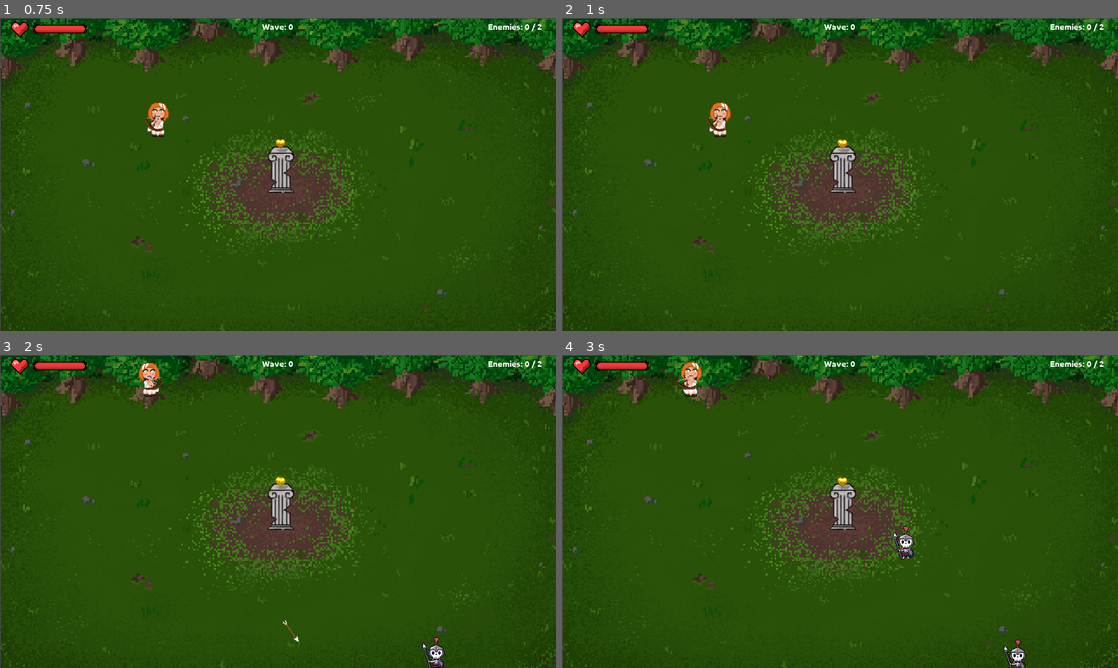
Above: before the commit, frames 1-4 (two rows, left to right).
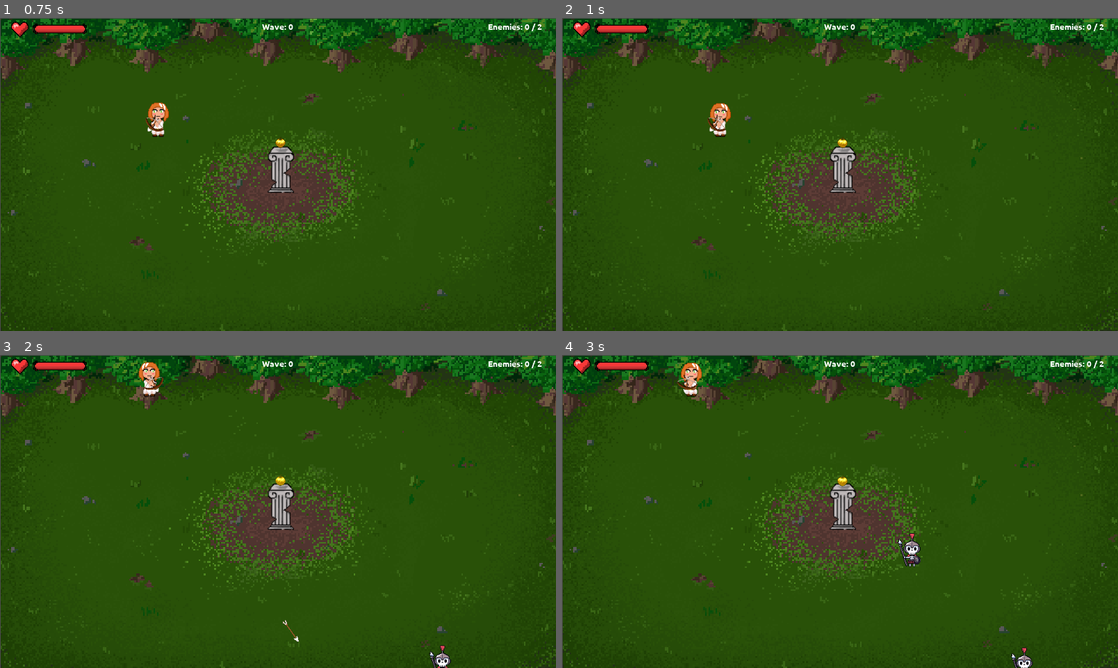
Above: after the commit, the same moments.

Repository: moisesjbc/atalanta-golden-odyssey
Game: Godot game, scene res://gui/main_menu/main_menu.tscn
Two runs of this game, one before a commit and one after it. Both use one fixed random seed, a clock stepped at 60 frames per second and the inputs below. The engine's default icon, where the game draws it, is replaced by a stand-in: a white triangle on a blue panel in a dark square. Video files are missing from this copy of the repository; at most half a second of black plays in their place.
Inputs (mouse positions are in pixels of both pictures, inside the frame that each line leads up to):
- Up to frame 1 (0.75 s): click "Play" at 0.5 s
- Up to frame 2 (1 s): no input
- Up to frame 3 (2 s): move the mouse to (250, 574) at 1.27 s; hold Up (ui_up) from 1.28 s (still down); click (250, 574) at 1.42 s
- Up to frame 4 (3 s): move the mouse to (1006, 558) at 2.02 s; move the mouse to (673, 464) at 2.77 s; release Up (ui_up) at 2.78 s; hold Left (ui_left) from 2.78 s (still down)

Frame 1 is identical in both runs. In frame 2, 0.1% of the frame differs, in the area x 26-51%, y 26-42%; in frame 3, 0.4%; in frame 4, 0.7%, in the area x 21-85%, y 2-100%.

Commit message:
Add intro (dummy)

Diff:
--- a/godot-project/globals/globals.gd
+++ b/godot-project/globals/globals.gd
@@ -11,9 +11,18 @@
 	play_music("main")
 
 
+func _process(delta):
+	if Input.is_action_just_pressed("ui_cancel"):
+		OS.window_fullscreen = false
+
+
 func play_music(music_id):
 	for music in $music.get_children():
 		if music.name == music_id:
 			music.play()
 		else:
 			music.stop()
+
+func stop_music():
+	for music in $music.get_children():
+		music.stop()
--- /dev/null
+++ b/godot-project/gui/intro/intro.gd
@@ -0,0 +1,26 @@
+extends VideoPlayer
+
+
+# Declare member variables here. Examples:
+# var a = 2
+# var b = "text"
+
+
+# Called when the node enters the scene tree for the first time.
+func _ready():
+	get_node("/root/globals").stop_music()
+
+
+func _process(delta):
+	if Input.is_action_just_pressed("ui_cancel"):
+		_on_intro_finished()
+
+
+# Called every frame. 'delta' is the elapsed time since the previous frame.
+#func _process(delta):
+#	pass
+
+
+func _on_intro_finished():
+	get_node("/root/globals").play_music("main")
+	get_tree().change_scene("res://gameplay/main_stable/main_stable.tscn")
--- /dev/null
+++ b/godot-project/gui/intro/intro.tscn
@@ -0,0 +1,13 @@
+[gd_scene load_steps=3 format=2]
+
+[ext_resource path="res://gui/intro/sample_640x360.ogv" type="VideoStream" id=1]
+[ext_resource path="res://gui/intro/intro.gd" type="Script" id=2]
+
+[node name="intro" type="VideoPlayer"]
+anchor_right = 1.0
+anchor_bottom = 1.0
+stream = ExtResource( 1 )
+autoplay = true
+script = ExtResource( 2 )
+
+[connection signal="finished" from="." to="." method="_on_intro_finished"]
--- a/godot-project/gui/main_menu/main_menu.gd
+++ b/godot-project/gui/main_menu/main_menu.gd
@@ -6,7 +6,7 @@
 
 
 func _on_return_to_main_menu_pressed():
-	get_tree().change_scene("res://gui/main_menu/main_menu.tscn")
+	get_tree().change_scene("res://intr")
 
 
 func _on_credits_pressed():
@@ -14,4 +14,4 @@
 
 
 func _on_play_pressed():
-	get_tree().change_scene("res://gameplay/main_stable/main_stable.tscn")
+	get_tree().change_scene("res://gui/intro/intro.tscn")
Not shown, added: godot-project/gui/intro/file_example_OGG_480_1_7mg.ogg.import
Not shown, added: godot-project/gui/intro/sample_640x360.ogv
